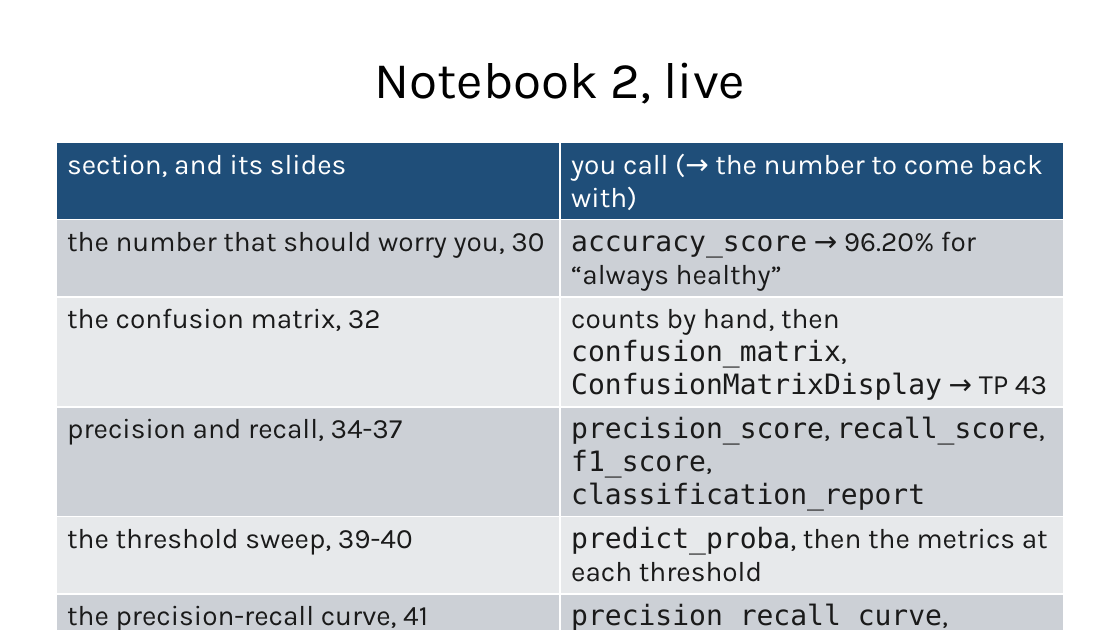
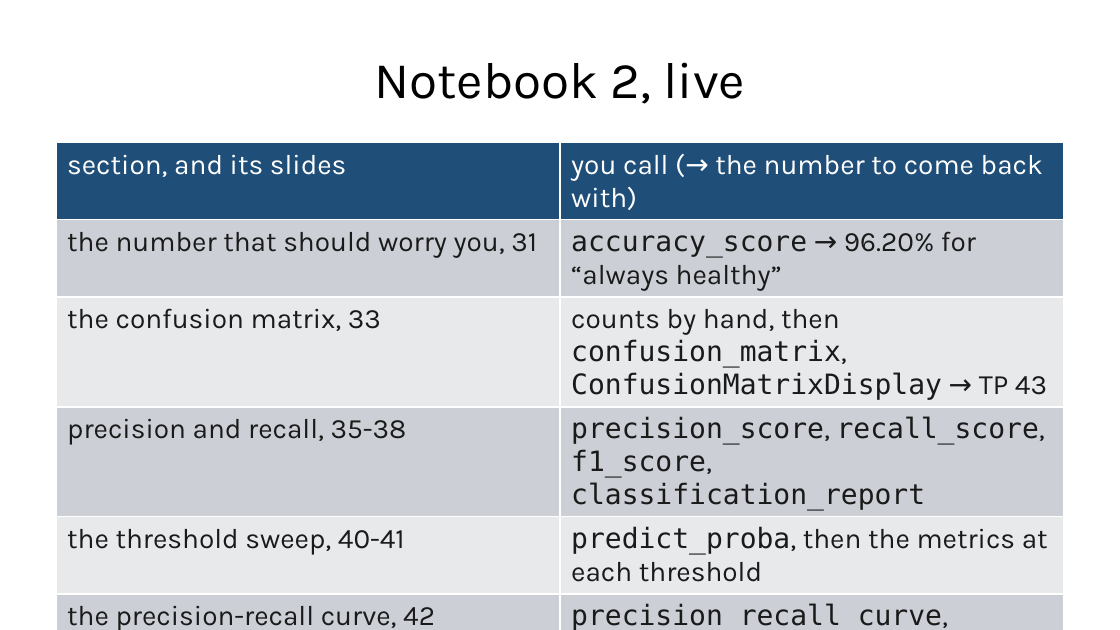
Before and after one commit to fabioantonini/technologies-for-artificial-intelligence, a slide deck: slide 39 of Lessons/04_classification_and_metrics/Slides/classification_and_metrics_slides.pptx (slide 38 before the commit). Drawn at 1120x630 pixels with LibreOffice and Linux fonts; fonts in the diff are those of the drawing; background and template pictures are left out. Boxes give left, top, right and bottom in pixels: in the first picture for what was removed or moved away, otherwise in the second. Text is boxed around its words. In the diff, an @@ line names an element or a change of style, - is before the commit and + after.

```diff
--- a/Lessons/04_classification_and_metrics/Slides/classification_and_metrics_slides.pptx
+++ b/Lessons/04_classification_and_metrics/Slides/classification_and_metrics_slides.pptx
@@ table at (56,143,1064,630) @@
-row 2, column 1: the number that should worry you, 30
+row 2, column 1: the number that should worry you, 31
-row 3, column 1: the confusion matrix, 32
+row 3, column 1: the confusion matrix, 33
-row 4, column 1: precision and recall, 34-37
+row 4, column 1: precision and recall, 35-38
-row 5, column 1: the threshold sweep, 39-40
+row 5, column 1: the threshold sweep, 40-41
-row 6, column 1: the precision-recall curve, 41
+row 6, column 1: the precision-recall curve, 42
```
Also in this commit, not shown: 9 other slides changed, 1 slide added, 17 other files.
